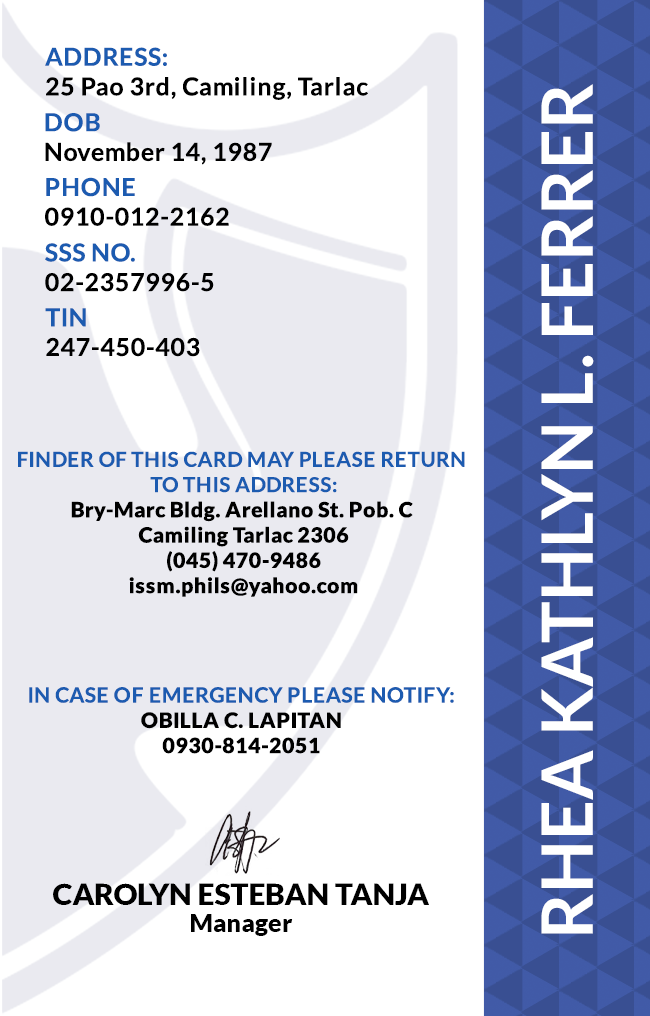
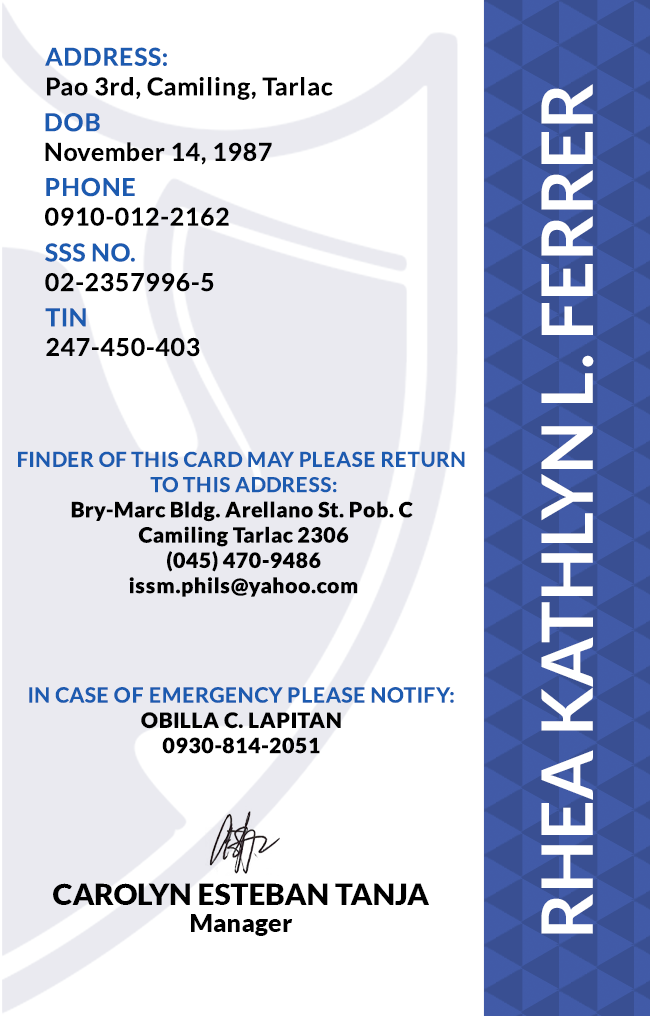
The second (650, 1016) image is a revision of the first. Changes to its layers:
renamed "ADDRESS: 25 Pao 3rd, Camiling, Tarlac" to "ADDRESS: Pao 3rd, Camiling, Tarlac", painted on it over box(46, 77, 368, 100)
